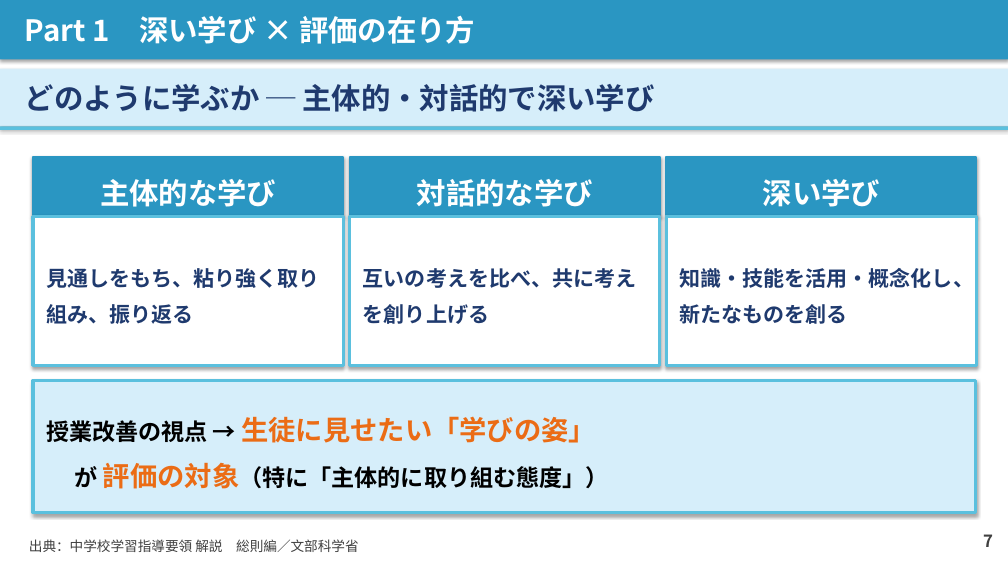
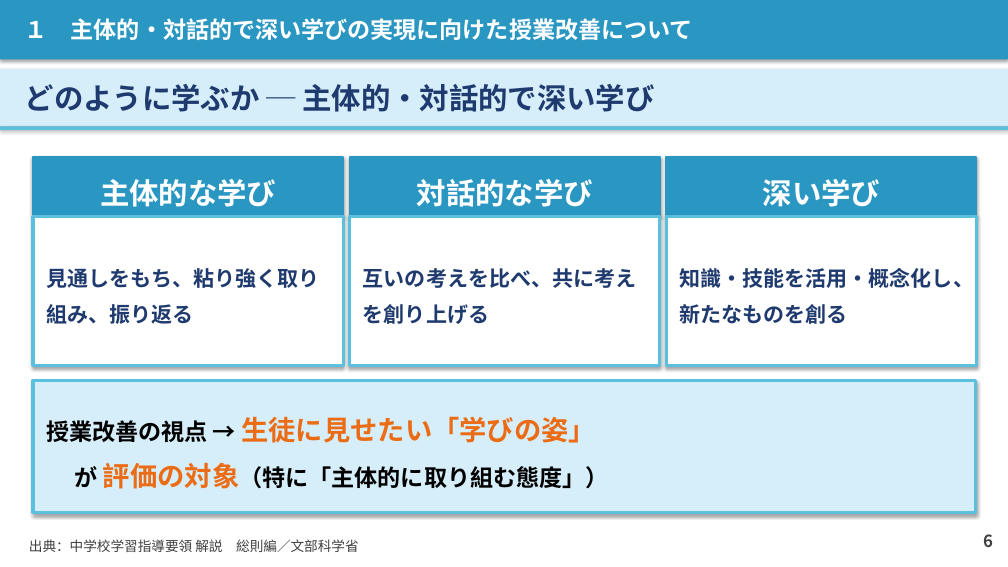
Before and after one commit to contynet730-star/con30, a slide deck: slide 6 of 講義スライド_石神井南中_20260603.pptx (slide 7 before the commit). Drawn at 1008x567 pixels with LibreOffice and Linux fonts; fonts in the diff are those of the drawing. Boxes give left, top, right and bottom in pixels: in the first picture for what was removed or moved away, otherwise in the second. Text is boxed around its words. In the diff, an @@ line names an element or a change of style, - is before the commit and + after.

```diff
--- a/講義スライド_石神井南中_20260603.pptx
+++ b/講義スライド_石神井南中_20260603.pptx
@@ text in rectangle at (25, 18, 693, 40): text changed; size 28 to 22 pt @@
-Part 1 深い学び × 評価の在り方
+１ 主体的・対話的で深い学びの実現に向けた授業改善について
@@ text at (983, 534, 993, 547): text changed @@
-7
+6
```
Also in this commit, not shown: 25 other slides changed, 1 slide added, 1 slide removed, 1 other file.
